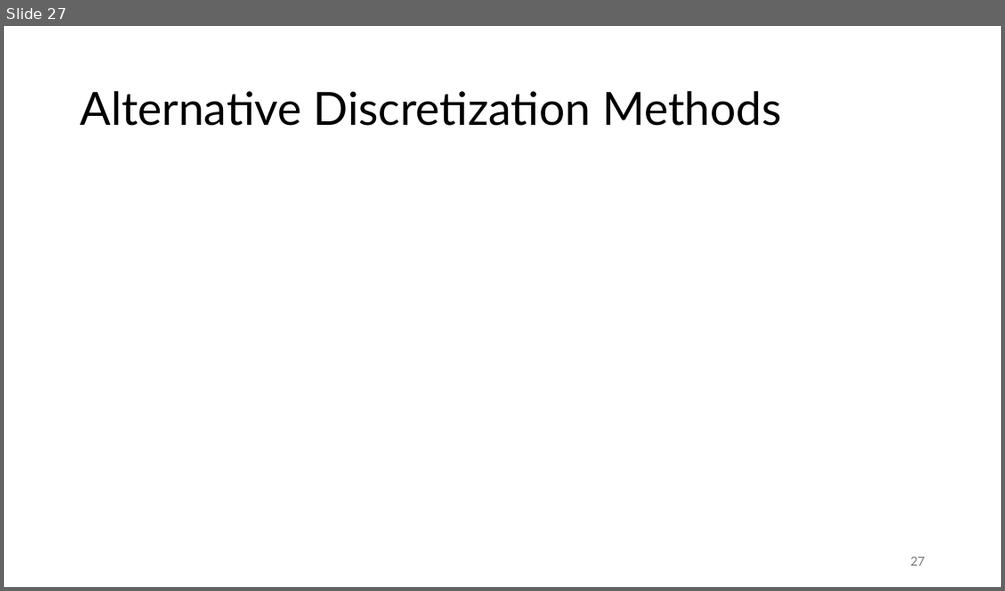
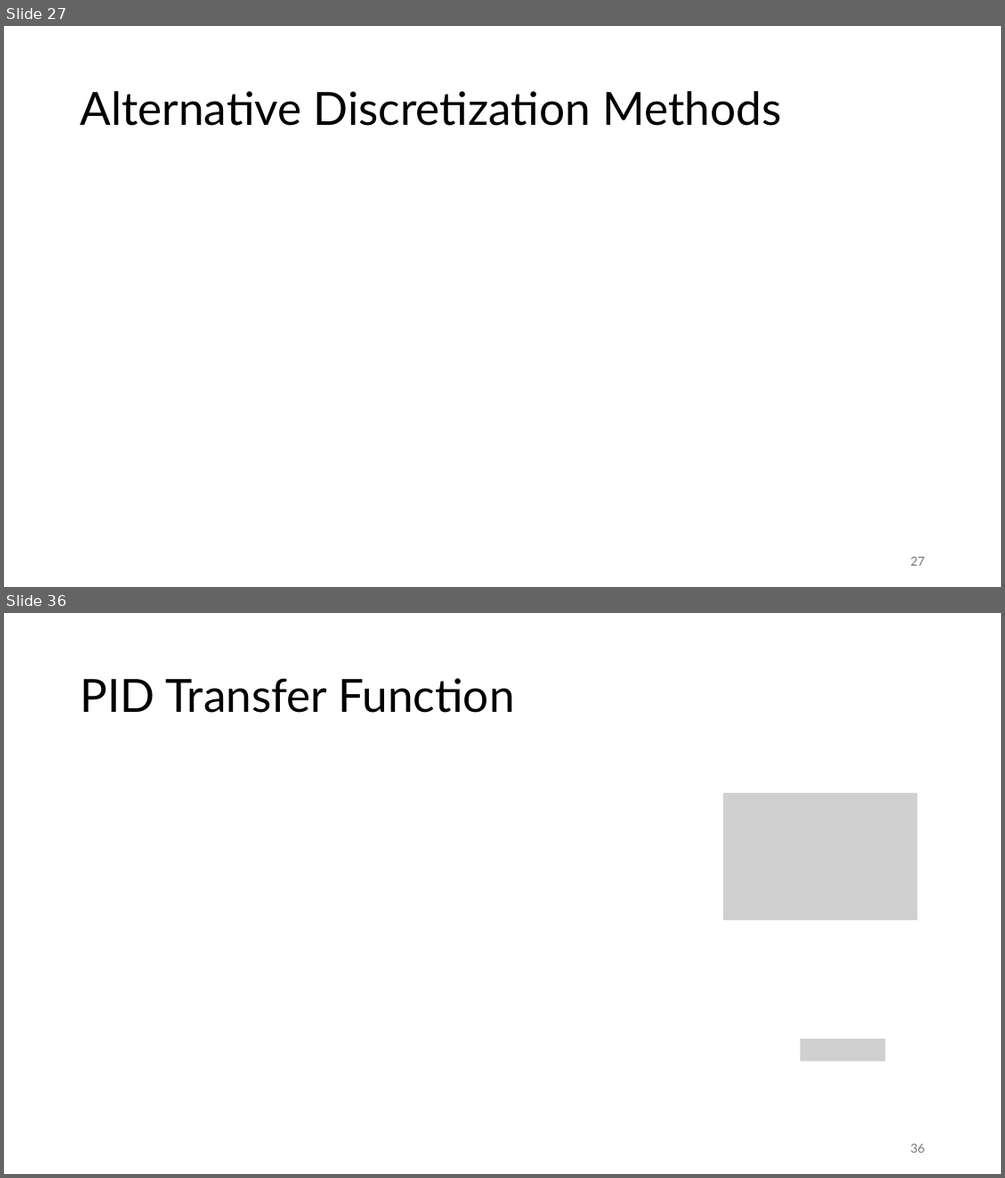
Before and after one commit to FelixWick/control_engineering, a slide deck: slides/6_discrete_controllers.pptx. Shown one above the other, each under a label of ours: slide 27 before the commit, slides 27 and 36 after it; the slides between them are not shown. The pictures are 1005x591 and 1005x1178 pixels, drawn with LibreOffice and Linux fonts; fonts in the diff are those of the drawing; grey boxes stand for pictures. Boxes give left, top, right and bottom in pixels: in the first picture for what was removed or moved away, otherwise in the second. Text is boxed around its words. In the diff, an @@ line names an element or a change of style, - is before the commit and + after.

```diff
--- a/slides/6_discrete_controllers.pptx
+++ b/slides/6_discrete_controllers.pptx
@@ slide 36 added at (4,613,1001,1174), background #FFFFFF @@
@@ title added at (80,678,514,713), 44 pt, text #000000 @@
+PID Transfer Function
@@ picture added at (723,793,918,920) @@
@@ picture added at (801,1038,886,1061) @@
@@ page number added at (910,1143,924,1152), 12 pt, text #797979 @@
+36
```
Also in this commit, not shown: 9 slides changed, 2 other slides added, 3 slides removed, 2 other files.
